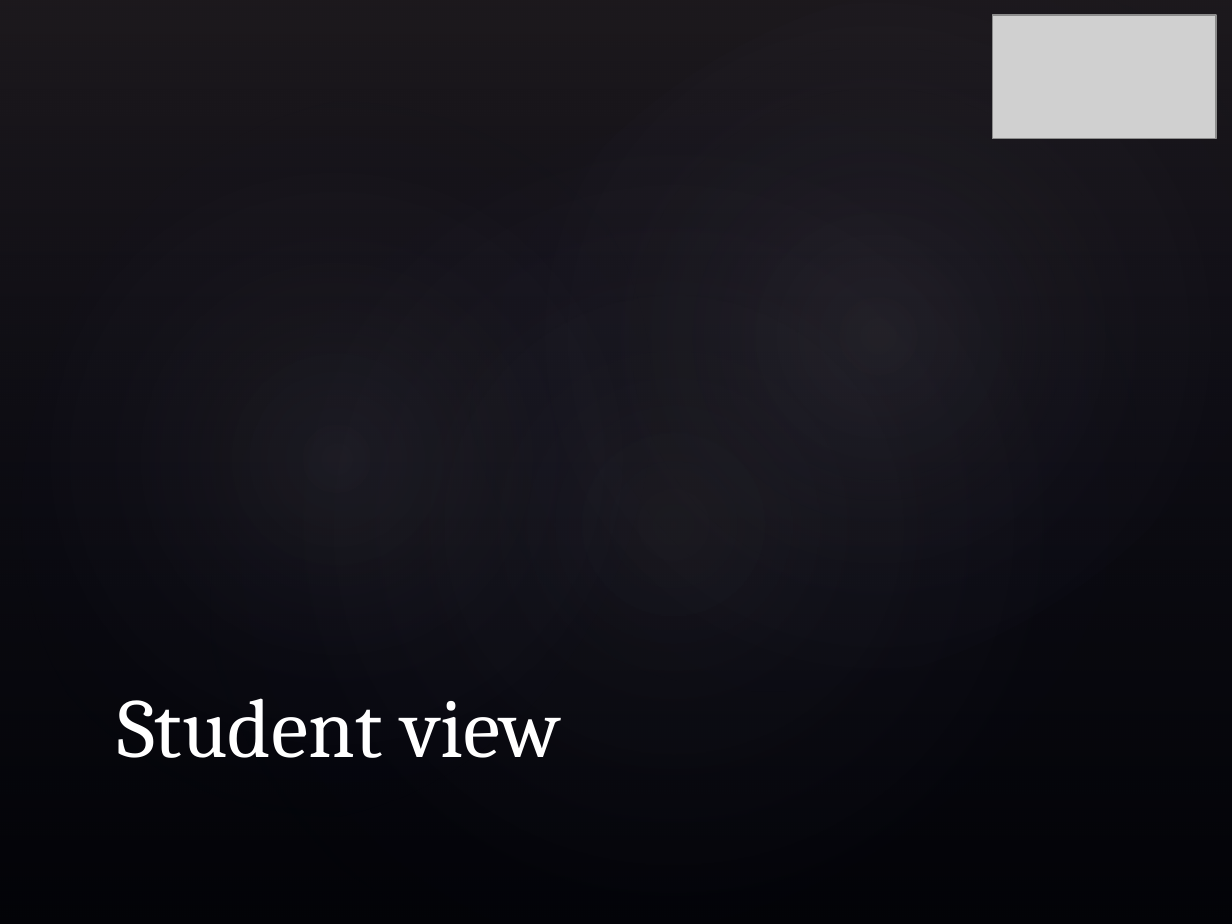
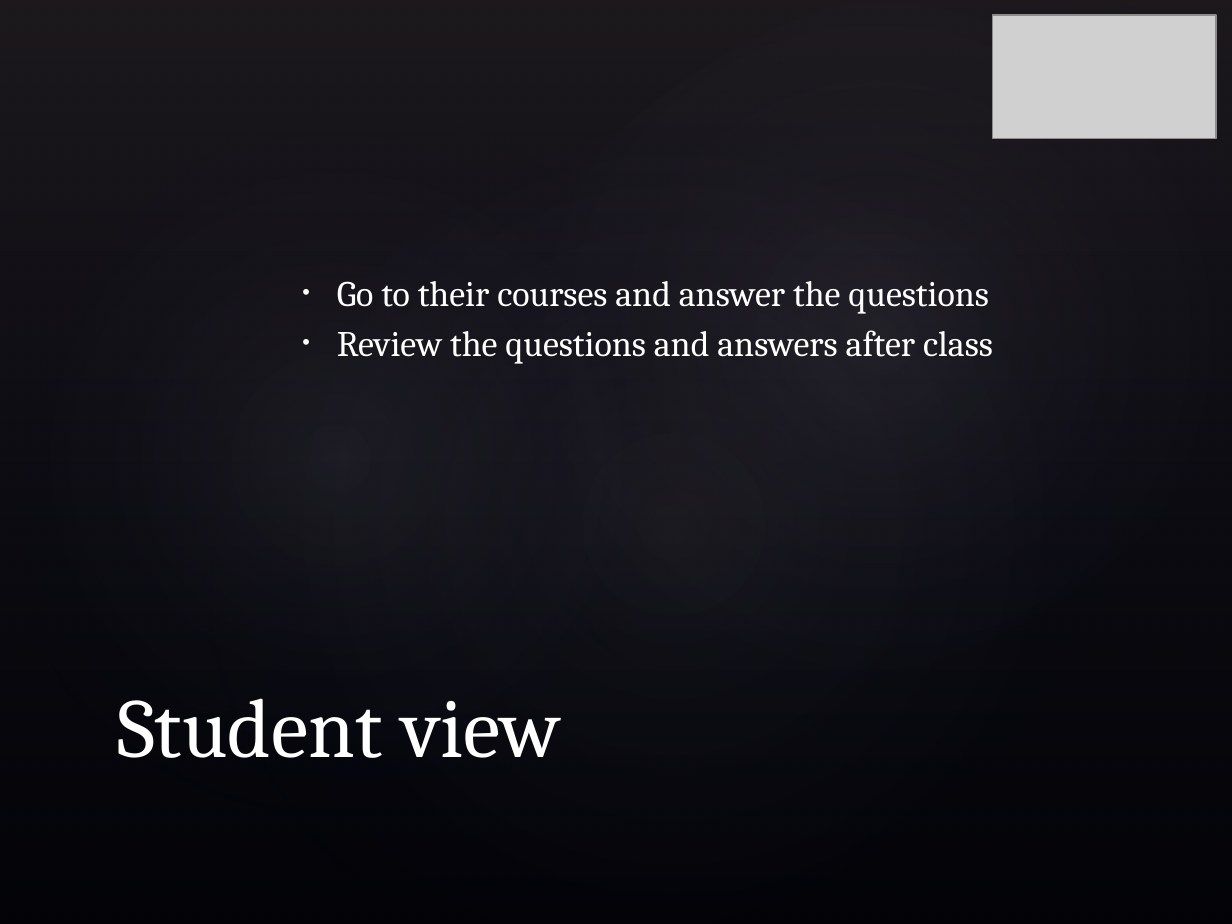
Before and after one commit to hadimuhammad/InPress, a slide deck: slide 6 of Documentation/Presentation.pptx (slide 5 before the commit). Drawn at 1232x924 pixels with LibreOffice and Linux fonts; fonts in the diff are those of the drawing; grey boxes stand for pictures; background and template pictures are left out. Boxes give left, top, right and bottom in pixels: in the first picture for what was removed or moved away, otherwise in the second. Text is boxed around its words. In the diff, an @@ line names an element or a change of style, - is before the commit and + after.

```diff
--- a/Documentation/Presentation.pptx
+++ b/Documentation/Presentation.pptx
@@ text added at bbox=[337, 281, 993, 364], 21 pt, text #FFFFFF @@
+• Go to their courses and answer the questions
+• Review the questions and answers after class
```
Also in this commit, not shown: 4 other slides changed, 2 slides added, 1 slide removed.
